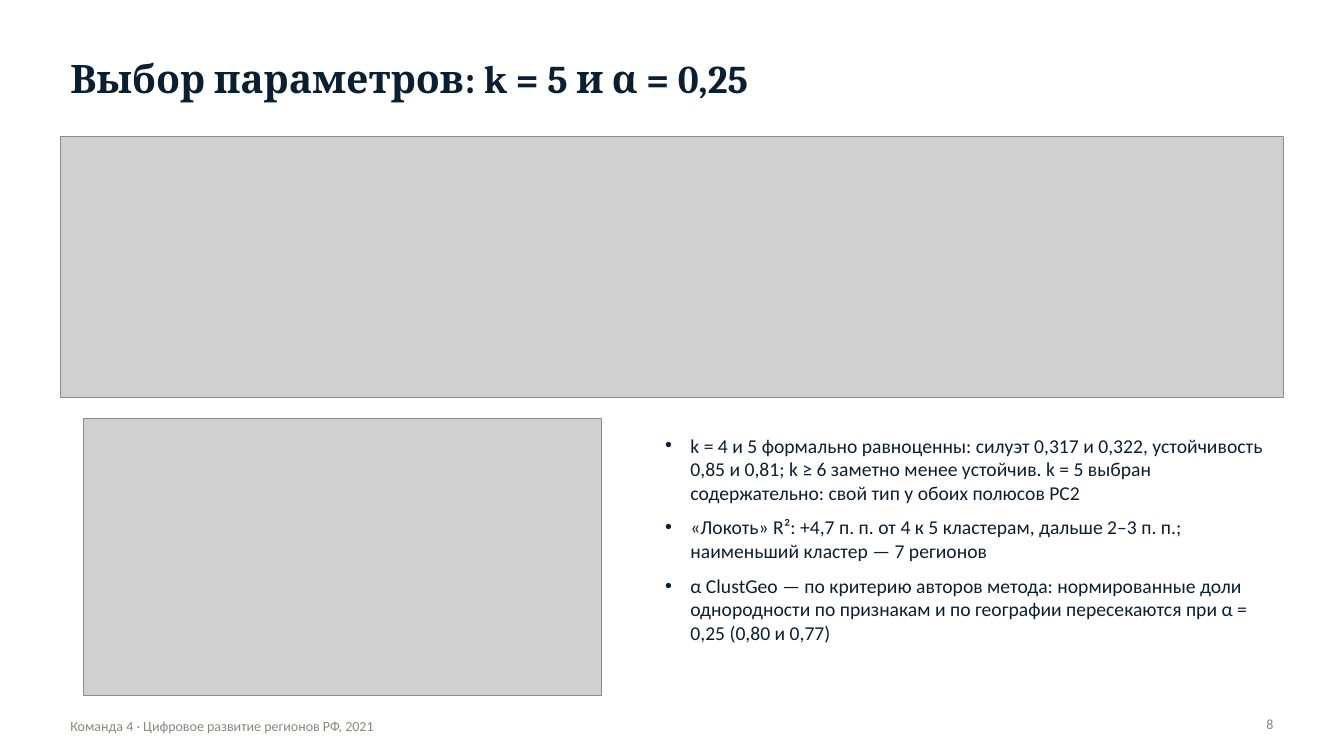
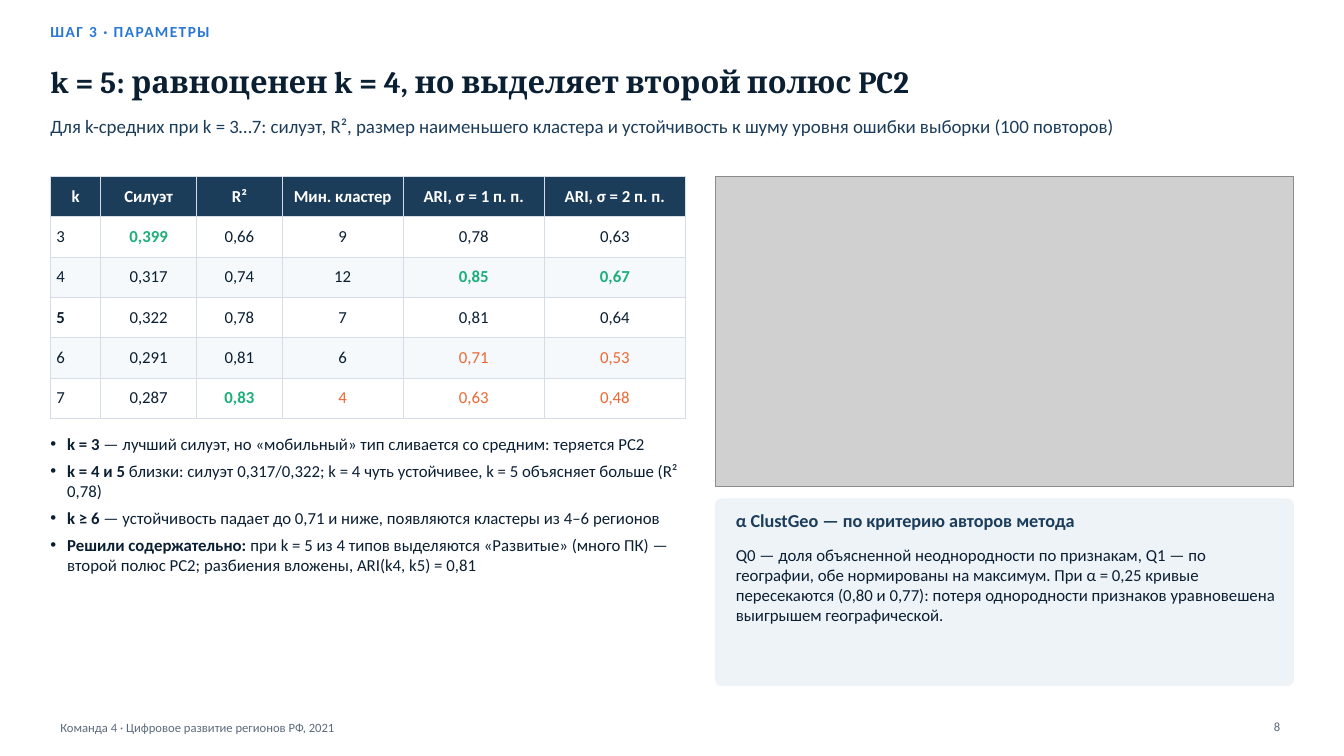
Before and after one commit to MKudryash/regions_collection, a slide deck: slide 8 of presentation/team4_digital_regions_2021.pptx. Drawn at 1344x756 pixels with LibreOffice and Linux fonts; fonts in the diff are those of the drawing; grey boxes stand for pictures. Boxes give left, top, right and bottom in pixels: in the first picture for what was removed or moved away, otherwise in the second. Text is boxed around its words. In the diff, an @@ line names an element or a change of style, - is before the commit and + after.

```diff
--- a/presentation/team4_digital_regions_2021.pptx
+++ b/presentation/team4_digital_regions_2021.pptx
@@ text added at <box>50,27,210,37</box>, 11 pt, text #2A78D6, bold @@
+ШАГ 3 · ПАРАМЕТРЫ
@@ title at <box>50,69,909,101</box>: text changed; size 28 to 22 pt @@
-Выбор параметров: k = 5 и α = 0,25
+k = 5: равноценен k = 4, но выделяет второй полюс PC2
@@ text added at <box>50,118,1113,136</box>, 13.5 pt, text #1C3D5A @@
+Для k-средних при k = 3…7: силуэт, R², размер наименьшего кластера и устойчивость к шуму уровня ошибки выборки (100 повторов)
@@ picture removed at <box>60,136,1284,397</box> @@
@@ table added at <box>50,176,686,409</box>, 6 rows, 6 columns @@
+k | Силуэт | R² | Мин. кластер | ARI, σ = 1 п. п. | ARI, σ = 2 п. п.
+3 | 0,399 | 0,66 | 9 | 0,78 | 0,63
+4 | 0,317 | 0,74 | 12 | 0,85 | 0,67
+5 | 0,322 | 0,78 | 7 | 0,81 | 0,64
+6 | 0,291 | 0,81 | 6 | 0,71 | 0,53
+7 | 0,287 | 0,83 | 4 | 0,63 | 0,48
@@ picture added at <box>716,176,1294,487</box> @@
@@ picture removed at <box>84,418,602,696</box> @@
@@ text added at <box>67,438,678,574</box>, 12 pt, text #0B1F33 @@
+• k = 3 — лучший силуэт, но «мобильный» тип сливается со средним: теряется PC2
+• k = 4 и 5 близки: силуэт 0,317/0,322; k = 4 чуть устойчивее, k = 5 объясняет больше (R² 0,78)
+• k ≥ 6 — устойчивость падает до 0,71 и ниже, появляются кластеры из 4–6 регионов
+• Решили содержательно: при k = 5 из 4 типов выделяются «Развитые» (много ПК) — второй полюс PC2; разбиения вложены, ARI(k4, k5) = 0,81
@@ text removed at <box>690,439,1262,643</box> @@
-• k = 4 и 5 формально равноценны: силуэт 0,317 и 0,322, устойчивость 0,85 и 0,81; k ≥ 6 заметно менее устойчив. k = 5 выбран содержательно: свой тип у обоих полюсов PC2
-• «Локоть» R²: +4,7 п. п. от 4 к 5 кластерам, дальше 2–3 п. п.; наименьший кластер — 7 регионов
-• α ClustGeo — по критерию авторов метода: нормированные доли однородности по признакам и по географии пересекаются при α = 0,25 (0,80 и 0,77)
@@ rounded rectangle added at <box>716,499,1294,686</box>, fill #EEF3F8, outline #EEF3F8 1 pt @@
@@ text added at <box>736,514,1074,530</box>, 13 pt, text #1C3D5A, bold @@
+α ClustGeo — по критерию авторов метода
@@ text added at <box>736,549,1275,624</box>, 12 pt, text #0B1F33 @@
+Q0 — доля объясненной неоднородности по признакам, Q1 — по географии, обе нормированы на максимум. При α = 0,25 кривые пересекаются (0,80 и 0,77): потеря однородности признаков уравновешена выигрышем географической.
@@ text "Команда 4 · Цифровое развитие ..." at <box>60,723,335,734</box>: size 10 to 9 pt, text colour #898781 to #5B6B7C @@
@@ text "Команда 4 · Цифровое развитие ...": place and size @@
-text "Команда 4 · Цифровое развитие ..." at <box>70,722,373,733</box>
+text "Команда 4 · Цифровое развитие ..." at <box>60,723,335,734</box>
@@ page number: place and size @@
-page number at <box>1266,719,1273,729</box>
+page number at <box>1274,722,1280,731</box>
@@ page number at <box>1274,722,1280,731</box>: size 10 to 9 pt, text colour #898781 to #5B6B7C @@
```
Also in this commit, not shown: 9 other slides changed, 6 slides added, 3 slides removed, 3 other files.
